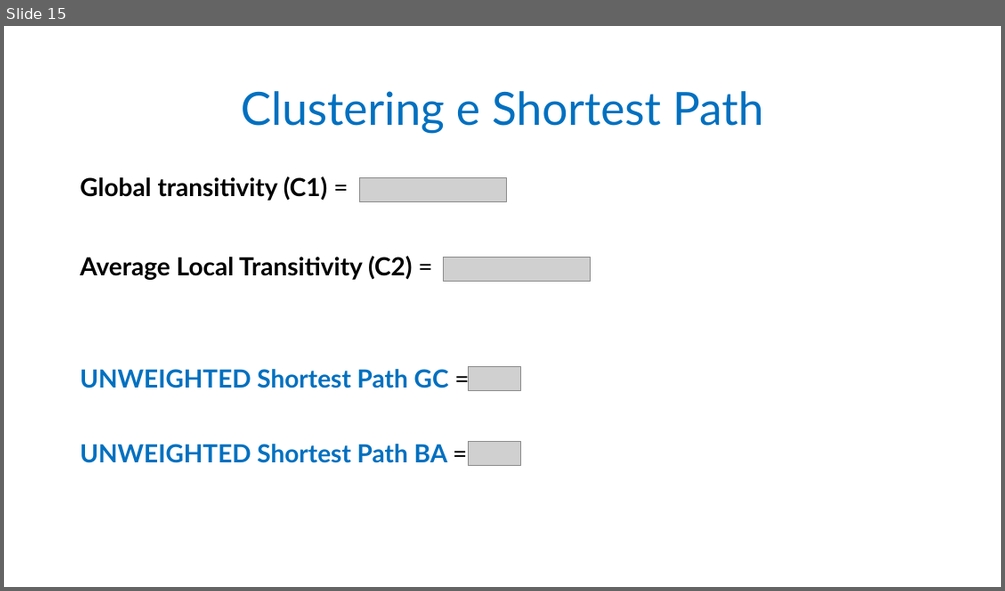
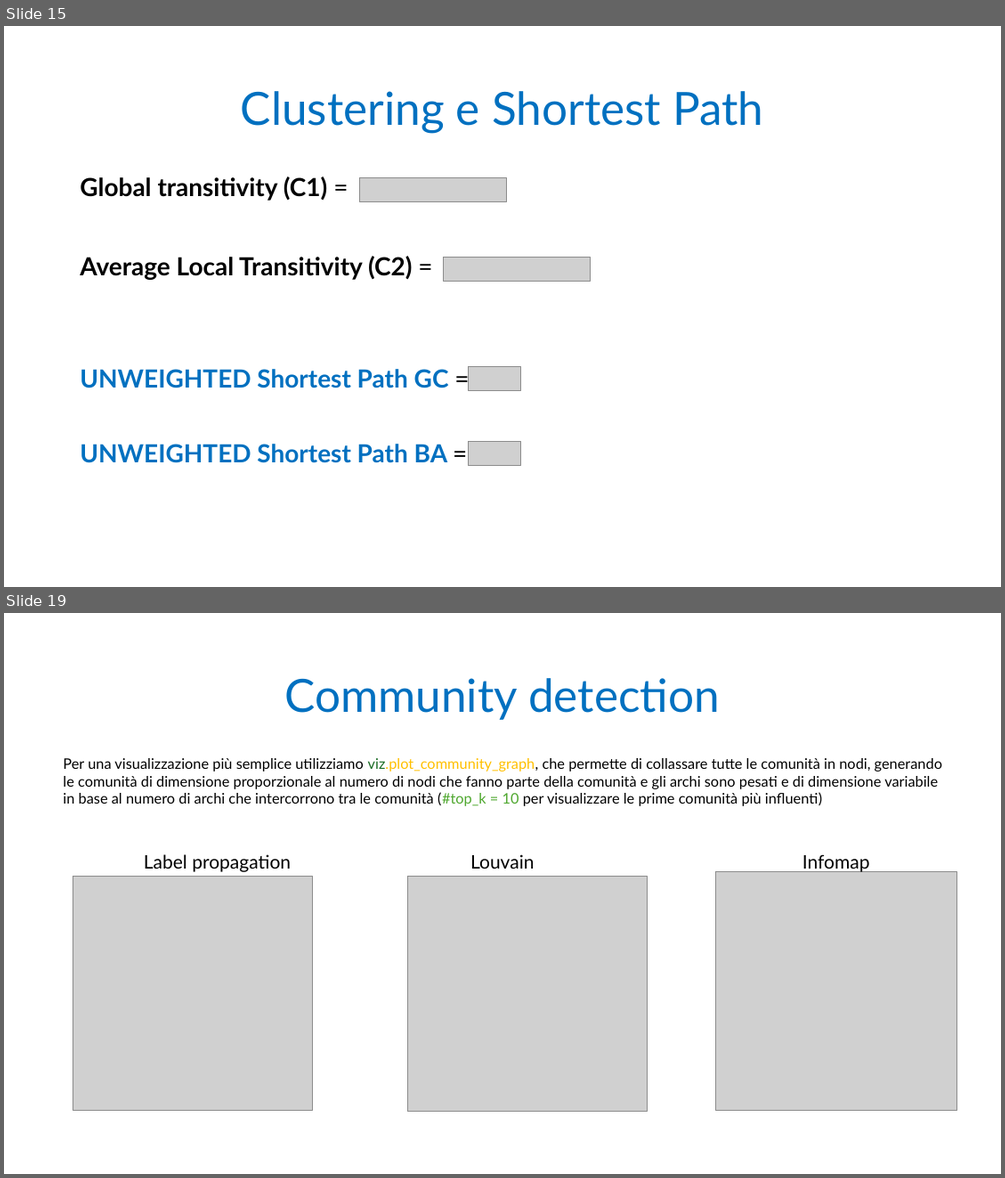
Before and after one commit to AntonioDonnangelo/SNA, a slide deck: Presentation_Group_6.pptx. Shown one above the other, each under a label of ours: slide 15 before the commit, slides 15 and 19 after it; the slides between them are not shown. The pictures are 1005x591 and 1005x1178 pixels, drawn with LibreOffice and Linux fonts; fonts in the diff are those of the drawing; grey boxes stand for pictures. Boxes give left, top, right and bottom in pixels: in the first picture for what was removed or moved away, otherwise in the second. Text is boxed around its words. In the diff, an @@ line names an element or a change of style, - is before the commit and + after.

Commit message:
Aggiornata presentazione comm detection

```diff
--- a/Presentation_Group_6.pptx
+++ b/Presentation_Group_6.pptx
@@ slide 19 added at (4, 613, 1001, 1174), background #FFFFFF @@
@@ title added at (284, 678, 720, 720), 44 pt, text #0070C0 @@
+Community detection
@@ text added at (63, 758, 942, 806), 14 pt, text #000000 @@
+Per una visualizzazione più semplice utilizziamo viz.plot_community_graph, che permette di collassare tutte le comunità in nodi, generando le comunità di dimensione proporzionale al numero di nodi che fanno parte della comunità e gli archi sono pesati e di dimensione variabile in base al numero di archi che intercorrono tra le comunità (#top_k = 10 per visualizzare le prime comunità più influenti)
@@ picture added at (73, 876, 312, 1110) @@
@@ text added at (144, 854, 291, 872), 18 pt, text #000000 @@
+Label propagation
@@ picture added at (408, 876, 647, 1111) @@
@@ text added at (470, 854, 534, 868), 18 pt, text #000000 @@
+Louvain
@@ picture added at (716, 872, 956, 1110) @@
@@ text added at (802, 854, 870, 872), 18 pt, text #000000 @@
+Infomap
```
Also in this commit, not shown: 4 other slides added, 1 other file.
